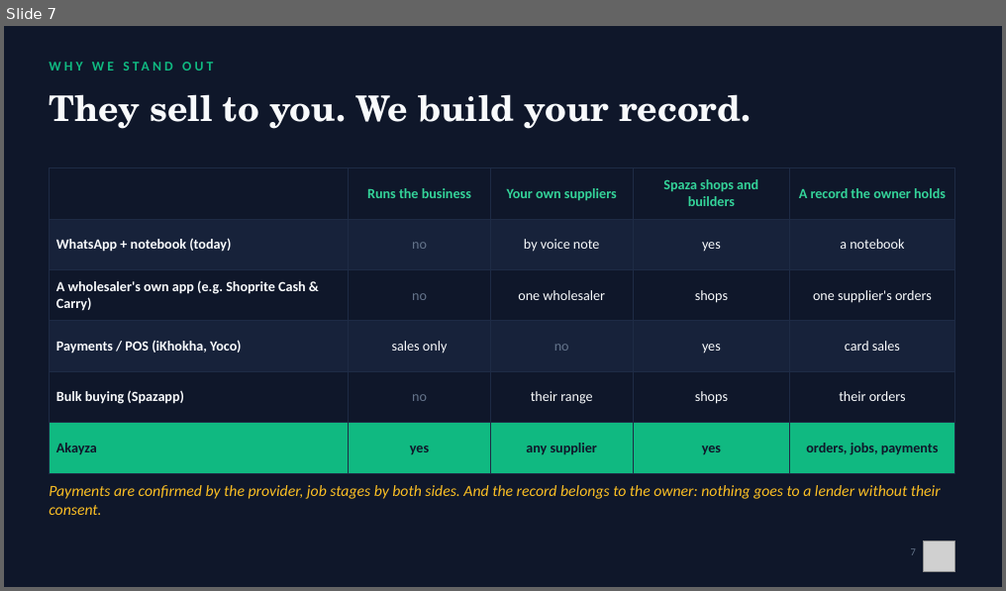
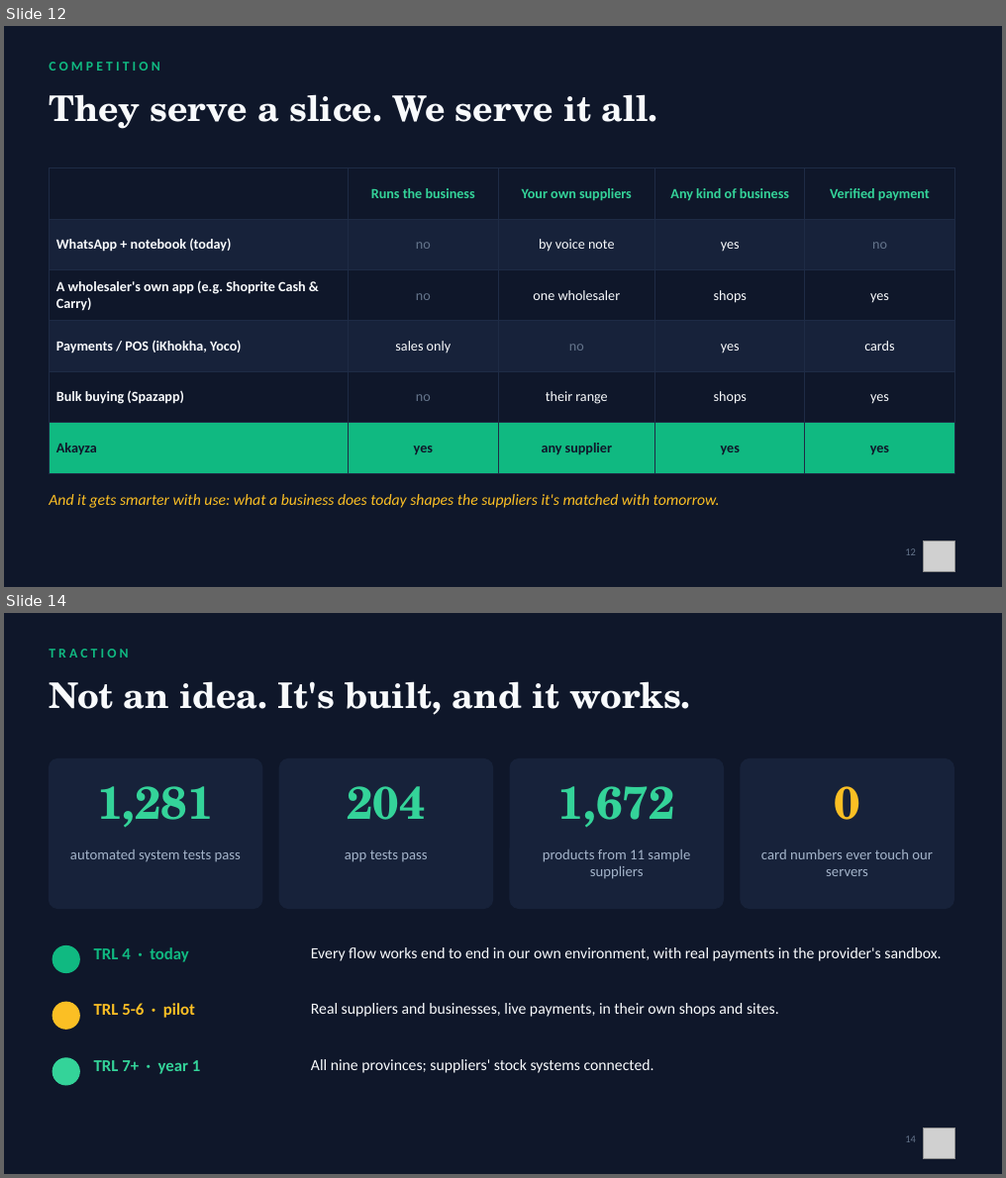
Before and after one commit to Mandla78/KasiFlow, a slide deck: docs/submission/05_final_submission/Akayza_Pitch_TeamPR.pptx. Shown one above the other, each under a label of ours: slide 7 before the commit, slides 12 and 14 after it; the slides between them are not shown. The pictures are 1006x591 and 1006x1178 pixels, drawn with LibreOffice and Linux fonts; fonts in the diff are those of the drawing; grey boxes stand for pictures. Boxes give left, top, right and bottom in pixels: in the first picture for what was removed or moved away, otherwise in the second. Text is boxed around its words. In the diff, an @@ line names an element or a change of style, - is before the commit and + after.

```diff
--- a/docs/submission/05_final_submission/Akayza_Pitch_TeamPR.pptx
+++ b/docs/submission/05_final_submission/Akayza_Pitch_TeamPR.pptx
@@ slide 14 added at [4, 613, 1002, 1174], background #0F172A @@
@@ text added at [49, 649, 128, 658], 13 pt, text #10B981, bold @@
+TRACTION
@@ text added at [49, 681, 691, 715], 34 pt, text #F8FAFC, bold @@
+Not an idea. It's built, and it works.
@@ rounded rectangle added at [49, 759, 262, 909], fill #17223A, outline #17223A 1 pt @@
@@ rounded rectangle added at [279, 759, 493, 909], fill #17223A, outline #17223A 1 pt @@
@@ rounded rectangle added at [510, 759, 724, 909], fill #17223A, outline #17223A 1 pt @@
@@ rounded rectangle added at [741, 759, 954, 909], fill #17223A, outline #17223A 1 pt @@
@@ text added at [97, 786, 214, 828], 44 pt, text #34D399, bold @@
+1,281
@@ text added at [347, 786, 426, 820], 44 pt, text #34D399, bold @@
+204
@@ text added at [558, 786, 675, 828], 44 pt, text #34D399, bold @@
+1,672
@@ text added at [834, 786, 860, 820], 44 pt, text #FBBF24, bold @@
+0
@@ text added at [70, 850, 241, 862], 14 pt, text #A3B3C9 @@
+automated system tests pass
@@ text added at [543, 850, 690, 879], 14 pt, text #A3B3C9 @@
+products from 11 sample suppliers
@@ text added at [761, 850, 933, 876], 14 pt, text #A3B3C9 @@
+card numbers ever touch our servers
@@ text added at [345, 851, 427, 862], 14 pt, text #A3B3C9 @@
+app tests pass
@@ ellipse added at [53, 947, 79, 973], fill #10B981, outline #10B981 1 pt @@
@@ text added at [94, 948, 189, 962], 16 pt, text #10B981, bold @@
+TRL 4 · today
@@ text added at [311, 948, 941, 961], 15 pt, text #F8FAFC @@
+Every flow works end to end in our own environment, with real payments in the provider's sandbox.
@@ ellipse added at [53, 1002, 79, 1029], fill #FBBF24, outline #FBBF24 1 pt @@
@@ text added at [94, 1003, 195, 1018], 16 pt, text #FBBF24, bold @@
+TRL 5-6 · pilot
@@ text added at [311, 1003, 779, 1017], 15 pt, text #F8FAFC @@
+Real suppliers and businesses, live payments, in their own shops and sites.
@@ ellipse added at [53, 1059, 79, 1085], fill #34D399, outline #34D399 1 pt @@
@@ text added at [94, 1060, 200, 1074], 16 pt, text #34D399, bold @@
+TRL 7+ · year 1
@@ text added at [311, 1059, 654, 1073], 15 pt, text #F8FAFC @@
+All nine provinces; suppliers' stock systems connected.
@@ text added at [905, 1136, 916, 1143], 10 pt, text #64748B @@
+14
@@ picture added at [924, 1128, 954, 1159] @@
@@ what was slide 7 is now slide 12 @@
@@ slide 12 changed as well @@
@@ text at [49, 62, 159, 71]: text changed @@
-WHY WE STAND OUT
+COMPETITION
@@ text at [49, 94, 658, 129]: text changed @@
-They sell to you. We build your record.
+They serve a slice. We serve it all.
@@ table at [49, 169, 954, 459] @@
-row 1, column 4: Spaza shops and builders
+row 1, column 4: Any kind of business
-row 1, column 5: A record the owner holds
+row 1, column 5: Verified payment
-row 2, column 5: a notebook
+row 2, column 5: no
-row 3, column 5: one supplier's orders
+row 3, column 5: yes
-row 4, column 5: card sales
+row 4, column 5: cards
-row 5, column 5: their orders
+row 5, column 5: yes
-row 6, column 5: orders, jobs, payments
+row 6, column 5: yes
@@ text at [49, 494, 720, 508]: text changed @@
-Payments are confirmed by the provider, job stages by both sides. And the record belongs to the owner: nothing goes to a lender without their consent.
+And it gets smarter with use: what a business does today shapes the suppliers it's matched with tomorrow.
@@ text at [905, 549, 916, 556]: text changed @@
-7
+12
```
Also in this commit, not shown: 3 other slides changed, 16 other slides added, 6 slides removed, 14 other files.
